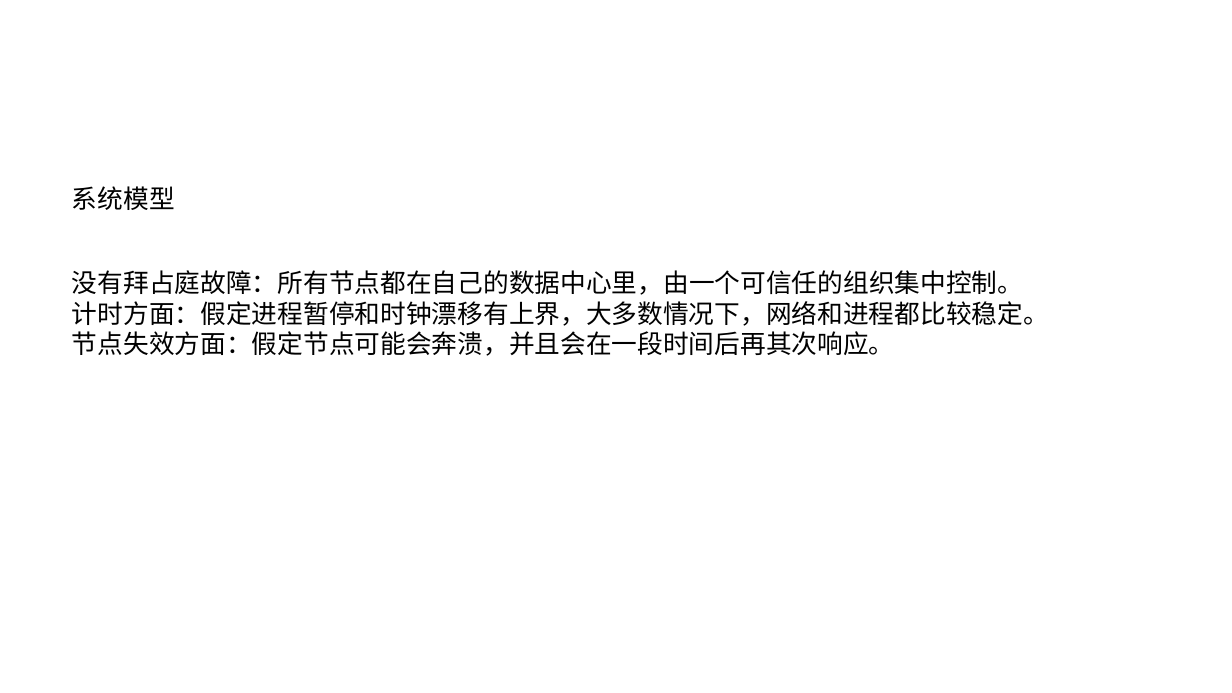
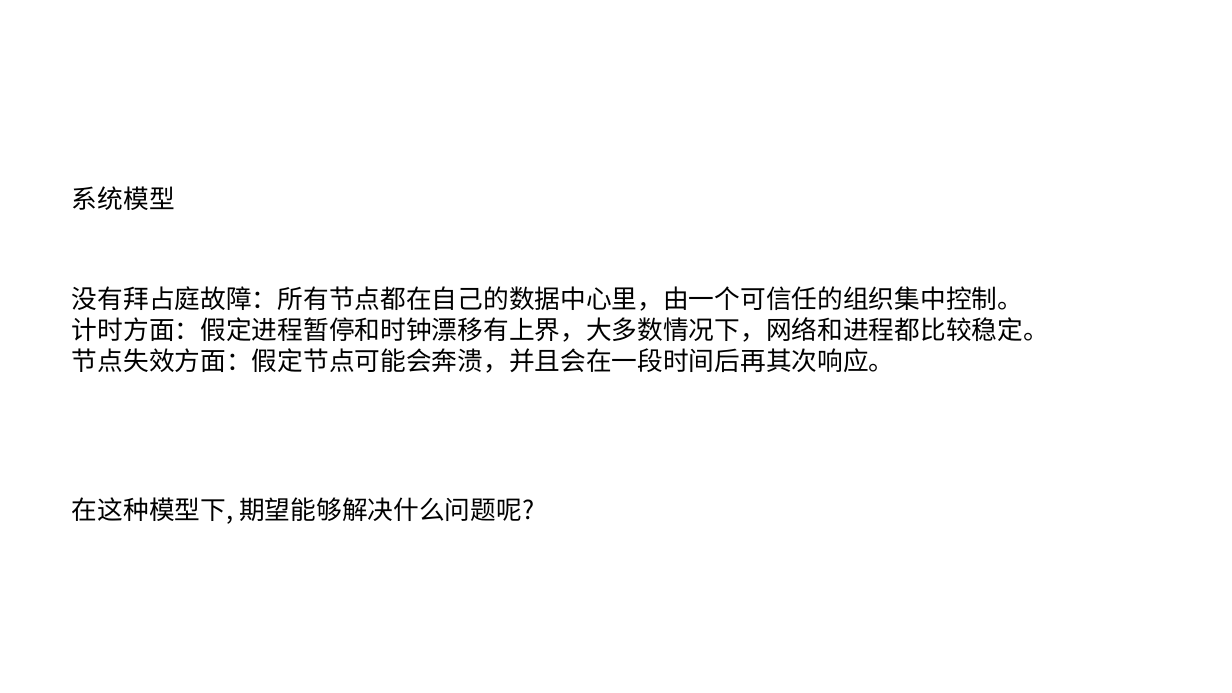
Before and after one commit to zozospider/note, a slide deck: slide 15 of data-system/ZooKeeper_share1_v3.pptx. Drawn at 1232x693 pixels with LibreOffice and Linux fonts; fonts in the diff are those of the drawing. Boxes give left, top, right and bottom in pixels: in the first picture for what was removed or moved away, otherwise in the second. Text is boxed around its words. In the diff, an @@ line names an element or a change of style, - is before the commit and + after.

```diff
--- a/data-system/ZooKeeper_share1_v3.pptx
+++ b/data-system/ZooKeeper_share1_v3.pptx
@@ text "没有拜占庭故障：所有节点都在自己的数据中心里，由一个可信任的组织集中控制。": place and size @@
-text "没有拜占庭故障：所有节点都在自己的数据中心里，由一个可信任的组织集中控制。" at bbox=[72, 270, 1049, 356]
+text "没有拜占庭故障：所有节点都在自己的数据中心里，由一个可信任的组织集中控制。" at bbox=[72, 286, 1049, 373]
@@ text added at bbox=[72, 497, 534, 524], 20 pt, text #000000 @@
+在这种模型下, 期望能够解决什么问题呢?
```
Also in this commit, not shown: 13 other slides changed, 2 slides added, 1 slide removed.
